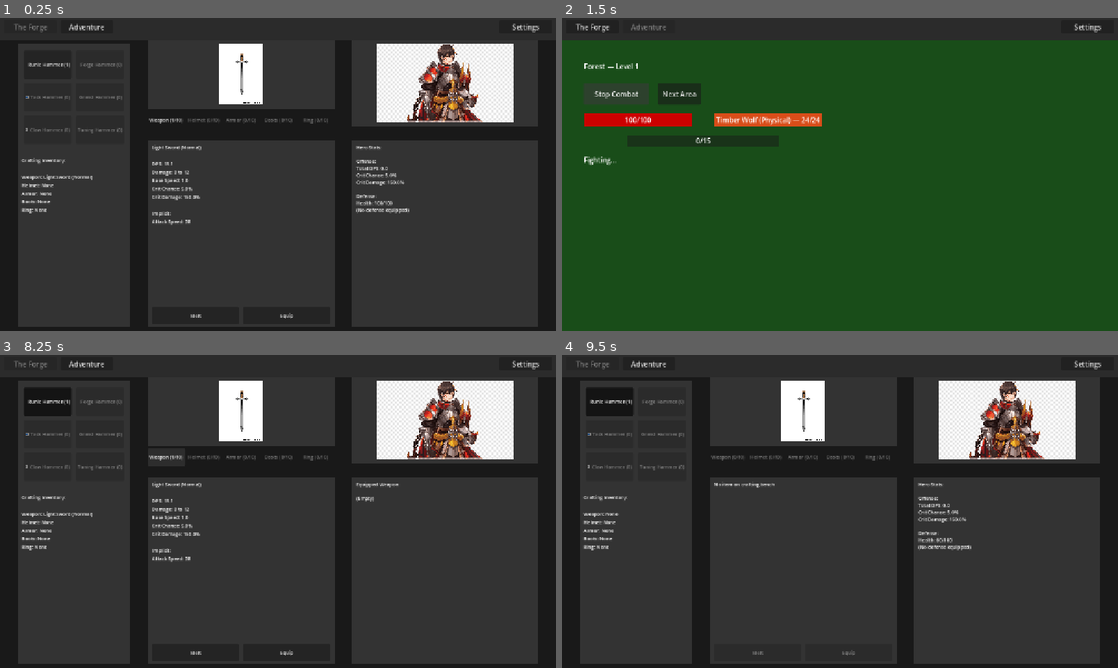
Above: before the commit, frames 1-4 (two rows, left to right).
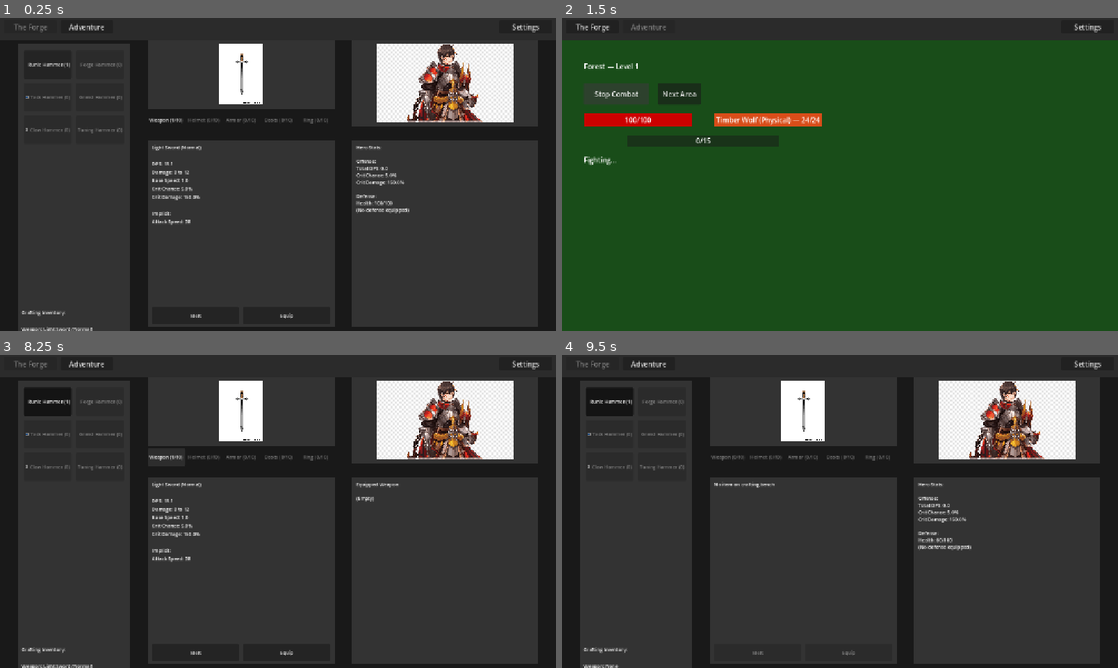
Above: after the commit, the same moments.

Repository: loginn/hammertime
Game: Godot game, scene res://scenes/main.tscn
Same seed, same stepped clock (60 frames per second), same inputs: the game is played once before the commit and once after it.
Inputs:
- Up to frame 1 (0.25 s): no input
- Up to frame 2 (1.5 s): click "Adventure" at 0.5 s; click "Start Combat" at 1.25 s
- Up to frame 3 (8.25 s): click "Next Area" at 2 s; click "Next Area" at 2.75 s; click "The Forge" at 3.5 s; click "Adventure" at 4.25 s; click "Stop Combat" at 5 s; click "Start Combat" at 5.75 s; click "The Forge" at 6.5 s; click "Runic Hammer (1)" at 7.25 s; click "Weapon (1/10)" at 8 s
- Up to frame 4 (9.5 s): click "Melt" at 8.75 s

The runs differ from the first frame. In frame 1, 0.7% of the frame differs, in the area x 3-24%, y 44-100%; in frame 2, nothing differs; in frame 3, 0.7%; in frame 4, 0.6%.

Commit message:
feat(39-02): forge view tag hammer buttons, prestige gate, and error toast
- forge_view.tscn: added TagHammerSection VBoxContainer (hidden, visible=false) with separator + 5 tag buttons inside HammerSidebar
- forge_view.tscn: added ForgeErrorToast Label at root (visible=false, red modulate)
- forge_view.tscn: moved InventoryLabel outside HammerSidebar to avoid layout overlap
- forge_view.gd: @onready refs for 5 tag buttons, tag_hammer_section, forge_error_toast, updated inventory_label path
- forge_view.gd: currencies dict extended with all 5 TagHammer instances
- forge_view.gd: _ready() wires tag button signals, tooltips, visibility gate, and signal connections
- forge_view.gd: _update_tag_section_visibility() gates container on prestige_level >= 1
- forge_view.gd: update_currency_button_states() reads tag_currency_counts for tag buttons with deselect guard
- forge_view.gd: update_item() routes tag spend through spend_tag_currency(), shows error toast on failed can_apply()
- forge_view.gd: _show_forge_error() creates tween with 2.0s hold + 0.5s fade-out

Diff:
--- a/scenes/forge_view.gd
+++ b/scenes/forge_view.gd
@@ -12,6 +12,14 @@
 @onready var claw_btn: Button = $HammerSidebar/ClawHammerBtn
 @onready var tuning_btn: Button = $HammerSidebar/TuningHammerBtn
 
+# Tag hammer button references
+@onready var fire_hammer_btn: Button = $HammerSidebar/TagHammerSection/FireHammerBtn
+@onready var cold_hammer_btn: Button = $HammerSidebar/TagHammerSection/ColdHammerBtn
+@onready var lightning_hammer_btn: Button = $HammerSidebar/TagHammerSection/LightningHammerBtn
+@onready var defense_hammer_btn: Button = $HammerSidebar/TagHammerSection/DefenseHammerBtn
+@onready var physical_hammer_btn: Button = $HammerSidebar/TagHammerSection/PhysicalHammerBtn
+@onready var tag_hammer_section: Control = $HammerSidebar/TagHammerSection
+
 # Item type button references
 @onready var weapon_type_btn: Button = $ItemTypeButtons/WeaponButton
 @onready var helmet_type_btn: Button = $ItemTypeButtons/HelmetButton
@@ -23,9 +31,10 @@
 @onready var item_image: TextureRect = $ItemGraphicsPanel/ItemImage
 @onready var item_stats_label: Label = $ItemStatsPanel/ItemStatsLabel
 @onready var hero_stats_label: RichTextLabel = $HeroStatsPanel/HeroStatsLabel
-@onready var inventory_label: Label = $HammerSidebar/InventoryLabel
+@onready var inventory_label: Label = $InventoryLabel
 @onready var melt_button: Button = $ItemStatsPanel/MeltButton
 @onready var equip_button: Button = $ItemStatsPanel/EquipButton
+@onready var forge_error_toast: Label = $ForgeErrorToast
 
 # Currency instances
 var currencies: Dictionary = {
@@ -34,7 +43,12 @@
 	"tack": TackHammer.new(),
 	"grand": GrandHammer.new(),
 	"claw": ClawHammer.new(),
-	"tuning": TuningHammer.new()
+	"tuning": TuningHammer.new(),
+	"fire": TagHammer.new(Tag.FIRE, "Fire Hammer"),
+	"cold": TagHammer.new(Tag.COLD, "Cold Hammer"),
+	"lightning": TagHammer.new(Tag.LIGHTNING, "Lightning Hammer"),
+	"defense": TagHammer.new(Tag.DEFENSE, "Defense Hammer"),
+	"physical": TagHammer.new(Tag.PHYSICAL, "Physical Hammer"),
 }
 var selected_currency: Currency = null
 var selected_currency_type: String = ""
@@ -75,6 +89,11 @@
 		"claw": claw_btn,
 		"tuning": tuning_btn
 	}
+	currency_buttons["fire"] = fire_hammer_btn
+	currency_buttons["cold"] = cold_hammer_btn
+	currency_buttons["lightning"] = lightning_hammer_btn
+	currency_buttons["defense"] = defense_hammer_btn
+	currency_buttons["physical"] = physical_hammer_btn
 
 	# Connect currency button signals
 	runic_btn.pressed.connect(_on_currency_selected.bind("runic"))
@@ -84,6 +103,13 @@
 	claw_btn.pressed.connect(_on_currency_selected.bind("claw"))
 	tuning_btn.pressed.connect(_on_currency_selected.bind("tuning"))
 
+	# Connect tag hammer button signals
+	fire_hammer_btn.pressed.connect(_on_currency_selected.bind("fire"))
+	cold_hammer_btn.pressed.connect(_on_currency_selected.bind("cold"))
+	lightning_hammer_btn.pressed.connect(_on_currency_selected.bind("lightning"))
+	defense_hammer_btn.pressed.connect(_on_currency_selected.bind("defense"))
+	physical_hammer_btn.pressed.connect(_on_currency_selected.bind("physical"))
+
 	# Set hammer tooltips
 	runic_btn.tooltip_text = "Runic Hammer\nTurns a normal item into a magic item\nwith 1-2 random mods.\nRequires: Normal rarity"
 	forge_btn.tooltip_text = "Forge Hammer\nTurns a normal item into a rare item\nwith 4-6 random mods.\nRequires: Normal rarity"
@@ -91,6 +117,18 @@
 	grand_btn.tooltip_text = "Grand Hammer\nAdds one random mod to a rare item.\nRequires: Rare rarity with room for mods"
 	claw_btn.tooltip_text = "Claw Hammer\nRemoves one random mod from an item.\nRequires: At least one mod"
 	tuning_btn.tooltip_text = "Tuning Hammer\nRerolls all mod values within their\ntier ranges.\nRequires: At least one mod"
+
+	# Set tag hammer tooltips
+	fire_hammer_btn.tooltip_text = "Fire Hammer\nTurns a normal item into a rare item\nwith 4-6 random mods,\nguaranteeing at least one fire mod.\nRequires: Normal rarity, fire mods available"
+	cold_hammer_btn.tooltip_text = "Cold Hammer\nTurns a normal item into a rare item\nwith 4-6 random mods,\nguaranteeing at least one cold mod.\nRequires: Normal rarity, cold mods available"
+	lightning_hammer_btn.tooltip_text = "Lightning Hammer\nTurns a normal item into a rare item\nwith 4-6 random mods,\nguaranteeing at least one lightning mod.\nRequires: Normal rarity, lightning mods available"
+	defense_hammer_btn.tooltip_text = "Defense Hammer\nTurns a normal item into a rare item\nwith 4-6 random mods,\nguaranteeing at least one defense mod.\nRequires: Normal rarity, defense mods available"
+	physical_hammer_btn.tooltip_text = "Physical Hammer\nTurns a normal item into a rare item\nwith 4-6 random mods,\nguaranteeing at least one physical mod.\nRequires: Normal rarity, physical mods available"
+
+	# Gate tag section on prestige and connect signals
+	_update_tag_section_visibility()
+	GameEvents.tag_currency_dropped.connect(_on_tag_currency_dropped)
+	GameEvents.prestige_completed.connect(_on_prestige_completed)
 
 	# Connect item image click for applying currency
 	item_image.gui_input.connect(update_item)
@@ -212,11 +250,18 @@
 
 	# Check if currency can be applied to the item
 	if not selected_currency.can_apply(current_item):
-		print(selected_currency.get_error_message(current_item))
-		return
-
-	# Try to spend the currency
-	if not GameState.spend_currency(selected_currency_type):
+		var msg := selected_currency.get_error_message(current_item)
+		if msg != "":
+			_show_forge_error(msg)
+		return
+
+	# Try to spend the currency (tag currencies use separate spend path)
+	var spent: bool = false
+	if selected_currency_type in ["fire", "cold", "lightning", "defense", "physical"]:
+		spent = GameState.spend_tag_currency(selected_currency_type)
+	else:
+		spent = GameState.spend_currency(selected_currency_type)
+	if not spent:
 		print("No " + selected_currency.currency_name + " remaining!")
 		return
 
@@ -230,9 +275,33 @@
 	current_item.display()
 
 
+func _update_tag_section_visibility() -> void:
+	tag_hammer_section.visible = (GameState.prestige_level >= 1)
+
+
+func _on_tag_currency_dropped(_drops: Dictionary) -> void:
+	update_currency_button_states()
+
+
+func _on_prestige_completed(_new_level: int) -> void:
+	_update_tag_section_visibility()
+	update_currency_button_states()
+
+
+func _show_forge_error(message: String) -> void:
+	forge_error_toast.text = message
+	forge_error_toast.modulate = Color(1.0, 0.4, 0.4, 1.0)
+	forge_error_toast.visible = true
+	var tween := create_tween()
+	tween.tween_interval(2.0)
+	tween.tween_property(forge_error_toast, "modulate:a", 0.0, 0.5)
+	tween.tween_callback(func(): forge_error_toast.visible = false)
+
+
 func update_currency_button_states() -> void:
-	# Update each currency button based on counts from GameState
-	for currency_type in currency_buttons:
+	# Update standard currency buttons based on counts from GameState
+	var standard_types: Array = ["runic", "forge", "tack", "grand", "claw", "tuning"]
+	for currency_type in standard_types:
 		var count: int = GameState.currency_counts.get(currency_type, 0)
 		var button: Button = currency_buttons[currency_type]
 
@@ -243,15 +312,31 @@
 		button.text = currencies[currency_type].currency_name + " (" + str(count) + ")"
 		button.icon = hammer_icons.get(currency_type)
 
-	# If selected currency count is 0, deselect it
-	if selected_currency != null:
+	# If selected standard currency count is 0, deselect it
+	if selected_currency != null and selected_currency_type in standard_types:
 		var selected_count: int = GameState.currency_counts.get(selected_currency_type, 0)
 		if selected_count <= 0:
 			selected_currency = null
 			selected_currency_type = ""
-			# Untoggle the button
-			for currency_type in currency_buttons:
-				currency_buttons[currency_type].button_pressed = false
+			# Untoggle all buttons
+			for btn_type in currency_buttons:
+				currency_buttons[btn_type].button_pressed = false
+
+	# Tag currency buttons (only relevant when prestige >= 1)
+	for tag_type in ["fire", "cold", "lightning", "defense", "physical"]:
+		var count: int = GameState.tag_currency_counts.get(tag_type, 0)
+		var button: Button = currency_buttons[tag_type]
+		button.disabled = (count <= 0)
+		button.text = currencies[tag_type].currency_name + " (" + str(count) + ")"
+		button.icon = hammer_icons.get(tag_type, null)
+
+	# Deselect if selected tag currency is now 0
+	if selected_currency_type in ["fire", "cold", "lightning", "defense", "physical"]:
+		if GameState.tag_currency_counts.get(selected_currency_type, 0) <= 0:
+			selected_currency = null
+			selected_currency_type = ""
+			for btn_type in currency_buttons:
+				currency_buttons[btn_type].button_pressed = false
 
 
 # --- Item type selection ---
--- a/scenes/forge_view.tscn
+++ b/scenes/forge_view.tscn
@@ -15,7 +15,7 @@
 
 [node name="Background" type="ColorRect" parent="."]
 offset_right = 1280.0
-offset_bottom = 670.0
+offset_bottom = 720.0
 color = Color(0.1, 0.1, 0.1, 1)
 mouse_filter = 2
 
@@ -23,7 +23,7 @@
 offset_left = 40.0
 offset_top = 10.0
 offset_right = 300.0
-offset_bottom = 660.0
+offset_bottom = 720.0
 color = Color(0.2, 0.2, 0.2, 1)
 
 [node name="RunicHammerBtn" type="Button" parent="HammerSidebar"]
@@ -104,12 +104,60 @@
 icon_alignment = 0
 expand_icon = true
 
-[node name="InventoryLabel" type="Label" parent="HammerSidebar"]
-layout_mode = 0
-offset_left = 10.0
-offset_top = 260.0
-offset_right = 250.0
-offset_bottom = 550.0
+[node name="TagHammerSection" type="VBoxContainer" parent="HammerSidebar"]
+layout_mode = 0
+offset_left = 15.0
+offset_top = 240.0
+offset_right = 245.0
+offset_bottom = 600.0
+visible = false
+
+[node name="TagHammerSeparator" type="ColorRect" parent="HammerSidebar/TagHammerSection"]
+layout_mode = 2
+custom_minimum_size = Vector2(0, 2)
+color = Color(0.5, 0.5, 0.5, 1)
+
+[node name="FireHammerBtn" type="Button" parent="HammerSidebar/TagHammerSection"]
+layout_mode = 2
+custom_minimum_size = Vector2(0, 55.0)
+toggle_mode = true
+theme_override_font_sizes/font_size = 11
+text = "Fire Hammer (0)"
+
+[node name="ColdHammerBtn" type="Button" parent="HammerSidebar/TagHammerSection"]
+layout_mode = 2
+custom_minimum_size = Vector2(0, 55.0)
+toggle_mode = true
+theme_override_font_sizes/font_size = 11
+text = "Cold Hammer (0)"
+
+[node name="LightningHammerBtn" type="Button" parent="HammerSidebar/TagHammerSection"]
+layout_mode = 2
+custom_minimum_size = Vector2(0, 55.0)
+toggle_mode = true
+theme_override_font_sizes/font_size = 11
+text = "Lightning Hammer (0)"
+
+[node name="DefenseHammerBtn" type="Button" parent="HammerSidebar/TagHammerSection"]
+layout_mode = 2
+custom_minimum_size = Vector2(0, 55.0)
+toggle_mode = true
+theme_override_font_sizes/font_size = 11
+text = "Defense Hammer (0)"
+
+[node name="PhysicalHammerBtn" type="Button" parent="HammerSidebar/TagHammerSection"]
+layout_mode = 2
+custom_minimum_size = Vector2(0, 55.0)
+toggle_mode = true
+theme_override_font_sizes/font_size = 11
+text = "Physical Hammer (0)"
+
+[node name="InventoryLabel" type="Label" parent="."]
+layout_mode = 0
+offset_left = 50.0
+offset_top = 620.0
+offset_right = 310.0
+offset_bottom = 715.0
 theme_override_font_sizes/font_size = 11
 text = "Crafting Inventory:
 Weapon: None
@@ -256,3 +304,15 @@
 scroll_active = false
 theme_override_font_sizes/normal_font_size = 11
 text = "Hero Stats:"
+
+[node name="ForgeErrorToast" type="Label" parent="."]
+layout_mode = 0
+offset_left = 340.0
+offset_top = 195.0
+offset_right = 770.0
+offset_bottom = 230.0
+visible = false
+modulate = Color(1, 0.4, 0.4, 0)
+theme_override_font_sizes/font_size = 13
+horizontal_alignment = 1
+text = ""
